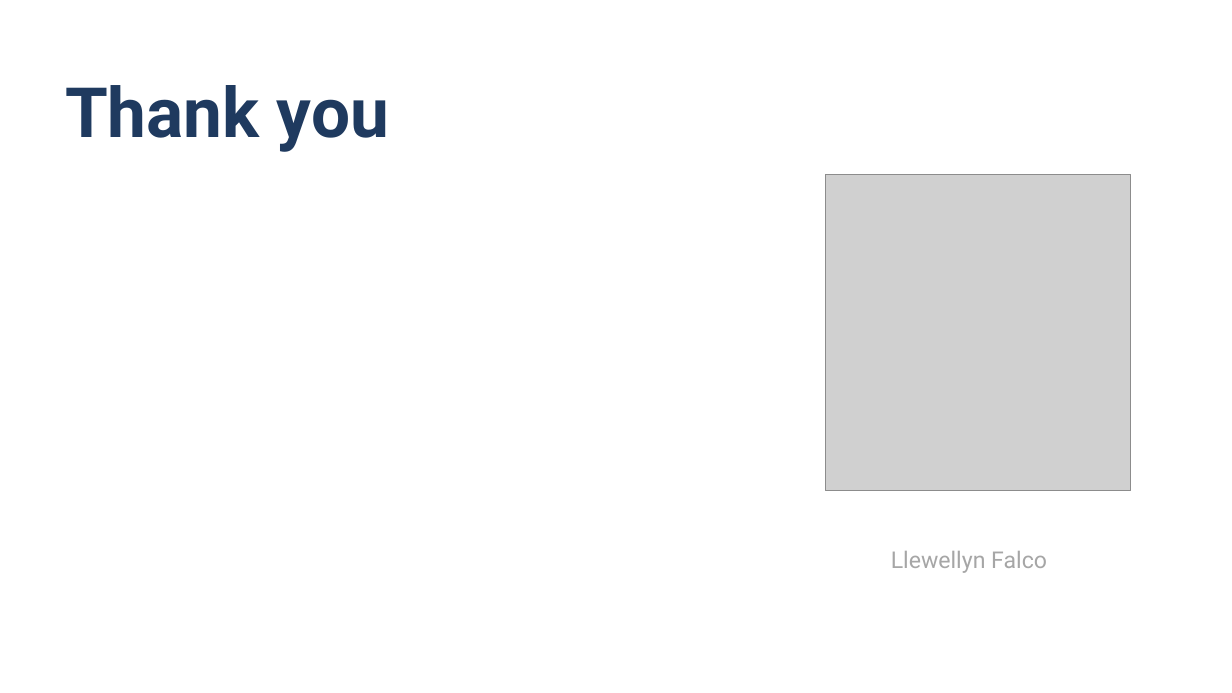
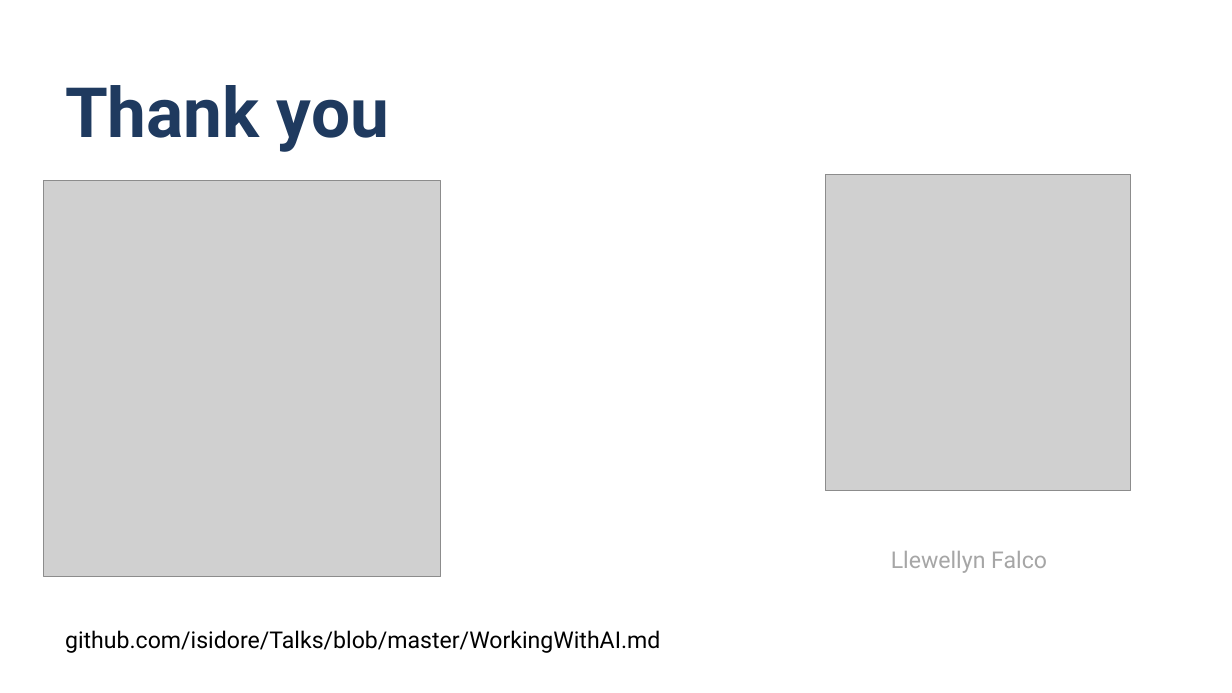
Before and after one commit to isidore/Talks, a slide deck: slide 88 of Slides/WorkingWithAI_MyFirst4Weeks.pptx (slide 83 before the commit). Drawn at 1232x693 pixels with LibreOffice and Linux fonts; fonts in the diff are those of the drawing; grey boxes stand for pictures. Boxes give left, top, right and bottom in pixels: in the first picture for what was removed or moved away, otherwise in the second. Text is boxed around its words. In the diff, an @@ line names an element or a change of style, - is before the commit and + after.

```diff
--- a/Slides/WorkingWithAI_MyFirst4Weeks.pptx
+++ b/Slides/WorkingWithAI_MyFirst4Weeks.pptx
@@ picture added at [44,180,441,577] @@
@@ text added at [65,630,660,653], 18 pt, text #000000 @@
+github.com/isidore/Talks/blob/master/WorkingWithAI.md
```
Also in this commit, not shown: 5 slides added, 1 other file.
